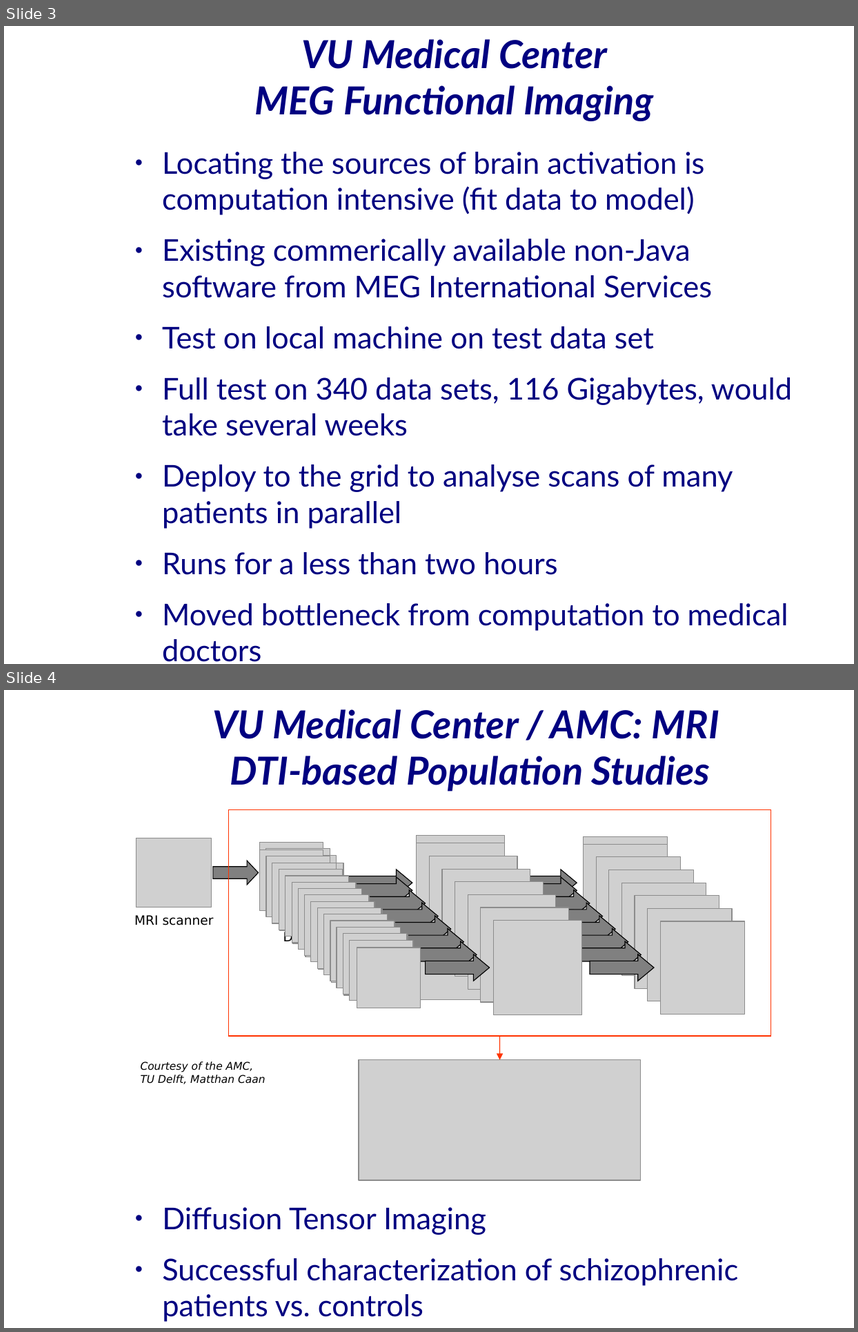
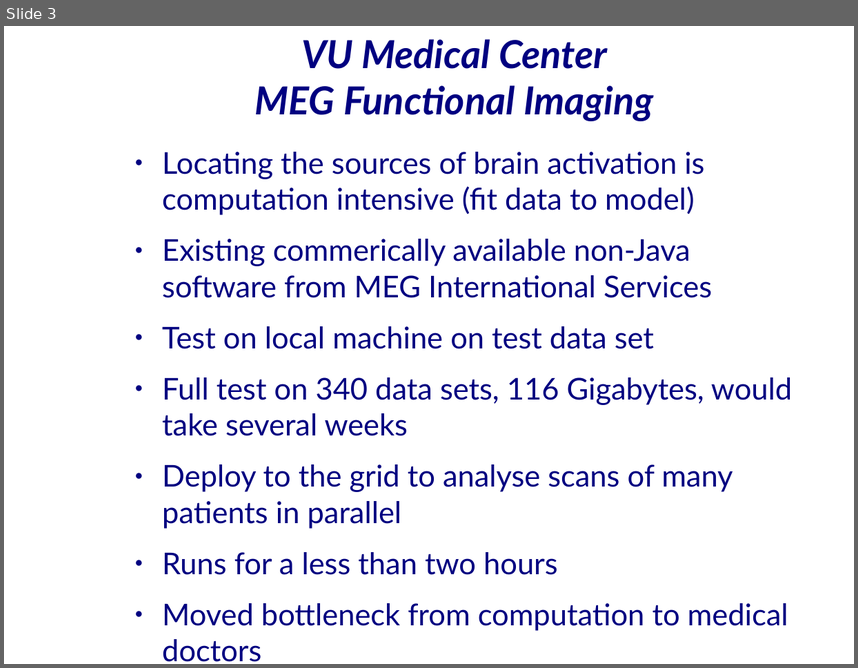
Before and after one commit to JungleComputing/www, a slide deck: tutorial/20080519-CCGrid08-Part-8-Users.odp. Shown one above the other, each under a label of ours: slides 3 and 4 before the commit, slide 3 after it. The pictures are 858x1332 and 858x668 pixels, drawn with LibreOffice and Linux fonts; fonts in the diff are those of the drawing; grey boxes stand for pictures; background and template pictures are left out. Boxes give left, top, right and bottom in pixels: in the first picture for what was removed or moved away, otherwise in the second. Text is boxed around its words. In the diff, an @@ line names an element or a change of style, - is before the commit and + after.

```diff
--- a/tutorial/20080519-CCGrid08-Part-8-Users.odp
+++ b/tutorial/20080519-CCGrid08-Part-8-Users.odp
@@ slide 4 removed at bbox=[4, 690, 854, 1328], background #FFFFFF @@
@@ title removed at bbox=[212, 709, 719, 791] @@
-VU Medical Center / AMC: MRI
-DTI-based Population Studies
@@ picture removed at bbox=[136, 838, 212, 907] @@
@@ right arrow removed at bbox=[213, 860, 259, 885] @@
@@ text removed at bbox=[134, 915, 214, 925] @@
-MRI scanner
@@ group removed at bbox=[259, 836, 697, 1000]: 7 pictures, 3 texts, 2 right arrows, 1 arrow @@
-DTI scan
-Fractional Anisotropy
-Direction
-Eigenvalues
@@ group removed at bbox=[229, 809, 771, 1180]: 37 pictures, 14 right arrows, 1 rectangle, 1 arrow @@
@@ text removed at bbox=[141, 1061, 266, 1084] @@
-Courtesy of the AMC,
-TU Delft, Matthan Caan
@@ text removed at bbox=[162, 1207, 739, 1321] @@
-● Diffusion Tensor Imaging
-● Successful characterization of schizophrenic patients vs. controls
```
Also in this commit, not shown: 4 slides changed, 1 other file.
